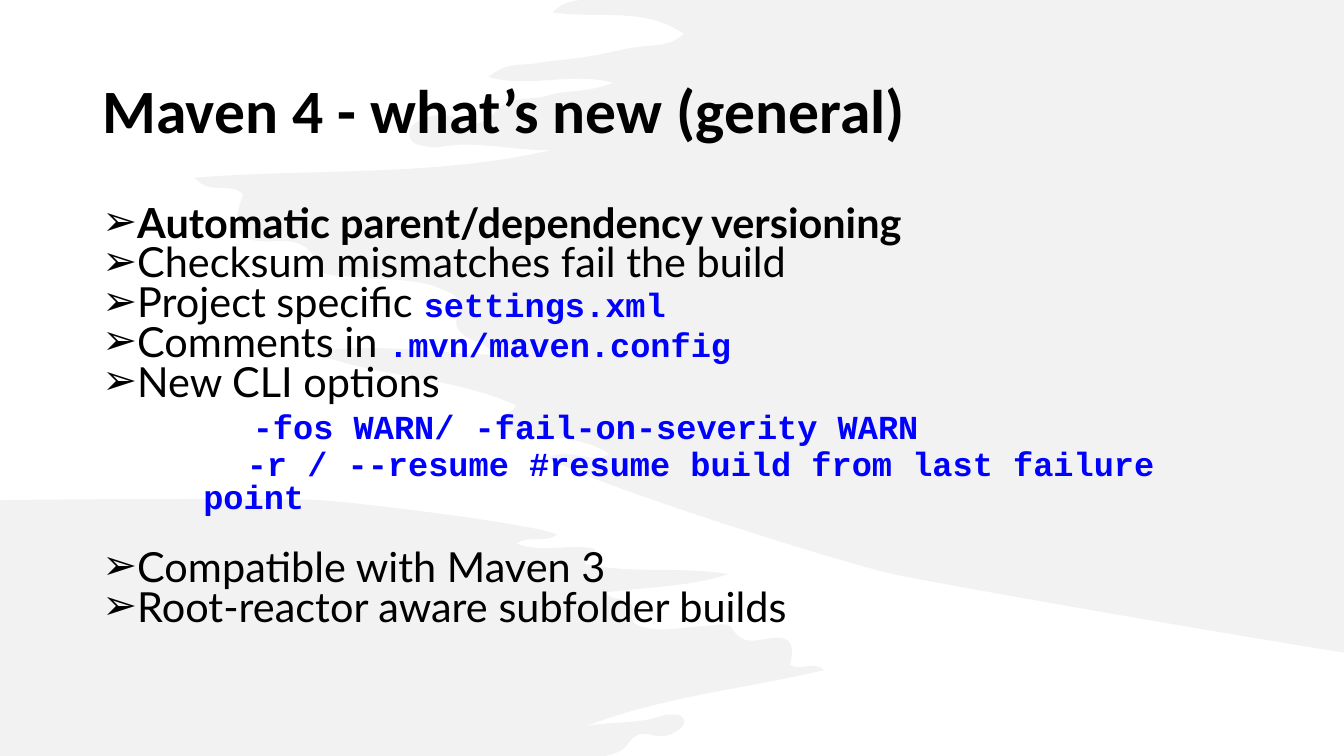
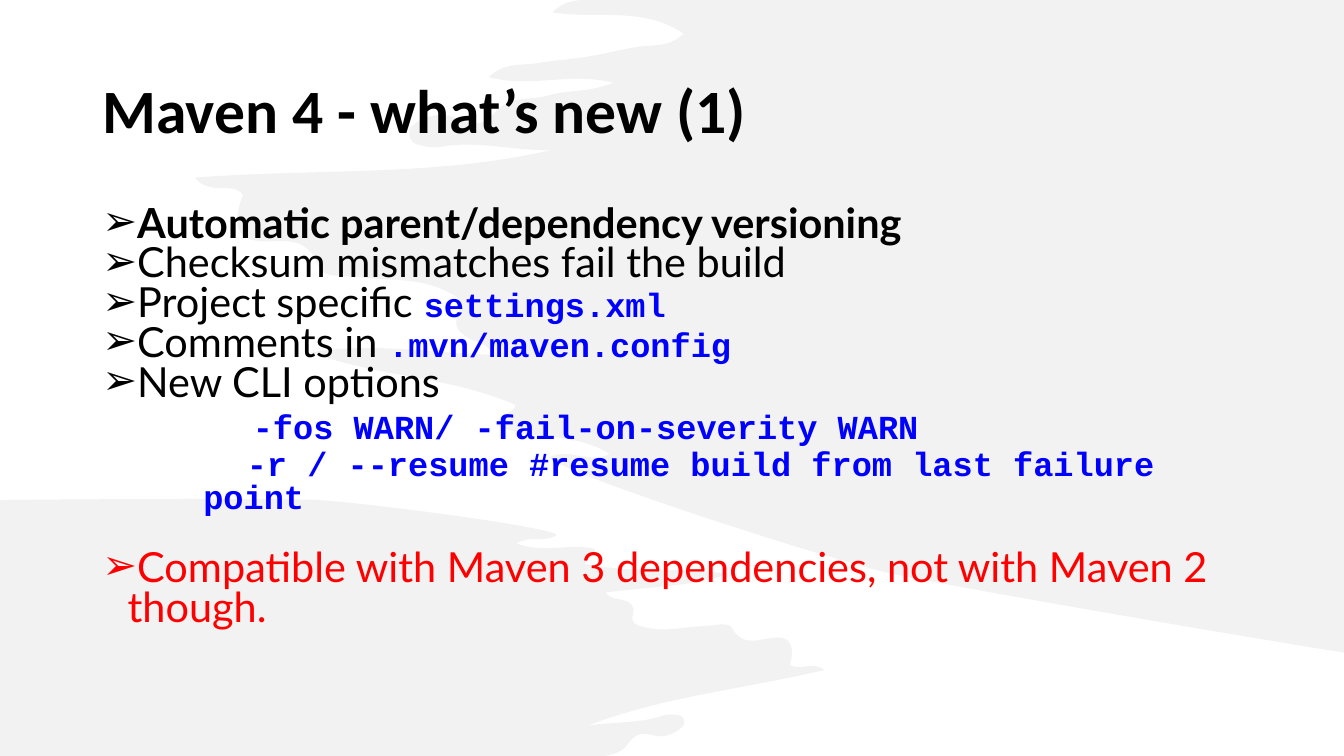
Before and after one commit to iuliana/jdk21-parent-project, a slide deck: slide 4 of Java21-Presentation.pptx (slide 3 before the commit). Drawn at 1344x756 pixels with LibreOffice and Linux fonts; fonts in the diff are those of the drawing. Boxes give left, top, right and bottom in pixels: in the first picture for what was removed or moved away, otherwise in the second. Text is boxed around its words. In the diff, an @@ line names an element or a change of style, - is before the commit and + after.

```diff
--- a/Java21-Presentation.pptx
+++ b/Java21-Presentation.pptx
@@ title at [102, 87, 746, 142]: text changed @@
-Maven 4 - what’s new (general)
+Maven 4 - what’s new (1)
@@ text at [128, 551, 1207, 630]: text changed; text colour #000000 to #FF0000 @@
-➢ Compatible with Maven 3
-➢ Root-reactor aware subfolder builds
+➢ Compatible with Maven 3 dependencies, not with Maven 2 though.
```
Also in this commit, not shown: 3 other slides changed, 8 slides added, 22 other files.
